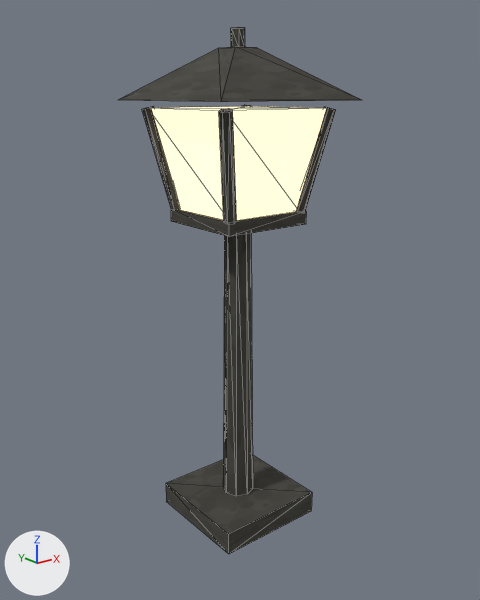
An edit to the glTF model assets/environments/outdoor/props/lamp_stand.glb, drawn before and after from the same camera.
One viewpoint serves both versions: a 50 mm lens placed at (-0.845, -1.063, 0.935), pointed at (0.001, -0.006, 0.512). Every picture has the same lights, and +X, +Y and +Z are marked at lower left. The older version comes first. Mesh edges are drawn as thin lines. Vertices at exactly the same position are counted once.

Objects in the first picture: 'outdoor_lamp_stand'.
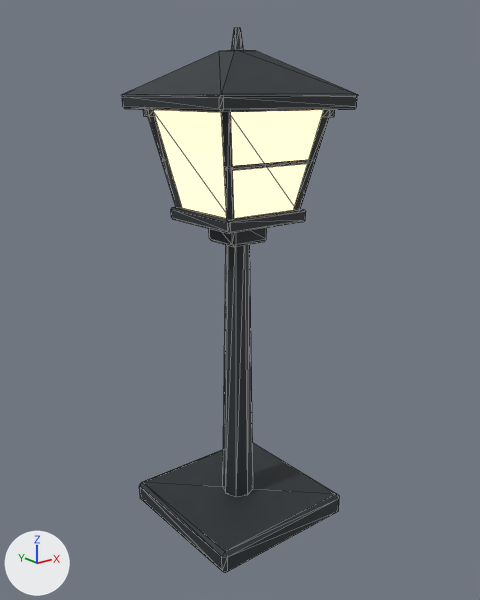
The change, as a list of edits to the scene's bpy script:
```text
Add img_lamp_stand:
    img_lamp_stand = load_image('lamp_stand', '_unpacked/lamp_stand', 256, 256, 'sRGB')
Change mat_lantern_cast_metal:
    remove # nodes: BsdfPrincipled, Mix, OutputMaterial, TexImage, VertexColor
    remove # uses the picture img_outdoor_lamp_stand_diffuse
    nodes: BsdfPrincipled, OutputMaterial, TexImage
    uses the picture img_lamp_stand
Change me_outdoor_lamp_stand:
    used by ob_outdoor_lamp_stand; location = (0.0, 0.0, 0.0)
    remove me_outdoor_lamp_stand.from_pydata(...)  # 119 vertices, 208 faces; spans x -0.17..0.17, y -0.17..0.17, z 0.0..1.05
    add me_outdoor_lamp_stand.from_pydata(...)  # 208 vertices, 352 faces; spans x -0.17..0.17, y -0.17..0.17, z 0.0..1.05
    me_outdoor_lamp_stand part 1: a new loose piece, an 8-sided cut cone along z (radius 0.036 at the low end, 0.024 at the high end) spanning x -0.036..0.036, y -0.036..0.036, z 0.05..0.697, in mat_lantern_cast_metal (picture img_lamp_stand)
    me_outdoor_lamp_stand part 2: a new loose piece, a 6-sided cut cone along z (radius 0.012 at the low end, 0.006 at the high end) spanning x -0.01..0.01, y -0.012..0.012, z 1.01..1.05, in mat_lantern_cast_metal (picture img_lamp_stand)
    me_outdoor_lamp_stand part 3: a new loose piece, a 5-sided cylinder along z spanning x -0.136..-0.114, y 0.115..0.137, z 0.888..0.903, in mat_lantern_cast_metal (picture img_lamp_stand)
    me_outdoor_lamp_stand part 4: a new loose piece, a 5-sided cylinder along z spanning x 0.114..0.136, y -0.135..-0.113, z 0.888..0.903, in mat_lantern_cast_metal (picture img_lamp_stand)
    me_outdoor_lamp_stand part 5: the loose piece of 58 vertices spanning x -0.137..0.137, y -0.139..0.139, z 0.7..0.907 is rebuilt with 8 vertices and now spans x -0.125..0.125, y -0.125..0.125, z 0.707..0.909, in mat_lantern_amber (picture img_lamp_stand, glowing beige #ffebc8)
    me_outdoor_lamp_stand part 6: the loose piece of 25 vertices spanning x -0.17..0.17, y -0.17..0.17, z 0.919..1.05 is rebuilt with 8 vertices and now spans x -0.165..0.165, y -0.165..0.165, z 0.929..1.01
    me_outdoor_lamp_stand part 7: the loose piece of 8 vertices spanning x -0.122..0.122, y -0.122..0.122, z 0.0..0.05 is rebuilt with 24 vertices and now spans x -0.17..0.17, y -0.17..0.17, z 0.0..0.05
    me_outdoor_lamp_stand part 8: the loose piece of 8 vertices spanning x -0.099..0.099, y -0.099..0.099, z 0.677..0.703 is rebuilt with 24 vertices and now spans x -0.1..0.1, y -0.1..0.1, z 0.682..0.707
    me_outdoor_lamp_stand part 9: a new loose piece of 24 vertices spanning x -0.045..0.045, y -0.045..0.045, z 0.639..0.694, in mat_lantern_cast_metal (picture img_lamp_stand)
    me_outdoor_lamp_stand part 10: a new loose piece of 24 vertices spanning x -0.165..0.165, y -0.165..0.165, z 0.903..0.931, in mat_lantern_cast_metal (picture img_lamp_stand)
    me_outdoor_lamp_stand part 11
    20 vertices are removed from x -0.035..0.035, y -0.035..0.035, z 0.05..0.683
    32 faces are deleted
    40 vertices are added at x -0.135..0.135, y -0.135..0.135, z 0.705..0.911
    8 new vertices lie (0.22, 0.0, 0.0) away from vertices in x -0.11, y -0.109..0.109, z 0.8..0.808
    72 new faces join them, mat_lantern_cast_metal (picture img_lamp_stand)
```

Pixel boxes [x1, y1, x2, y2] of what changed, in the pictures (480 x 600 px):
'outdoor_lamp_stand', surface changed, reshaped
    before: [118, 27, 361, 554]
    after: [122, 28, 358, 573]
part 1 of me_outdoor_lamp_stand, added
    after: [223, 244, 253, 497]
part 2 of me_outdoor_lamp_stand, added
    after: [232, 28, 244, 50]
part 3 of me_outdoor_lamp_stand, added
    after: [143, 109, 152, 116]
part 4 of me_outdoor_lamp_stand, added
    after: [324, 110, 335, 117]
part 5 of me_outdoor_lamp_stand, rebuilt (12% narrower, 9% shorter)
    before: [142, 105, 336, 224]
    after: [153, 110, 324, 218]
part 6 of me_outdoor_lamp_stand, rebuilt (38% shorter)
    before: [118, 27, 361, 102]
    after: [122, 50, 358, 96]
part 7 of me_outdoor_lamp_stand, rebuilt (37% wider, 31% taller)
    before: [166, 455, 312, 554]
    after: [139, 443, 339, 573]
part 8 of me_outdoor_lamp_stand, rebuilt
    before: [171, 209, 306, 237]
    after: [171, 207, 306, 234]
part 9 of me_outdoor_lamp_stand, added
    after: [209, 228, 267, 247]
part 10 of me_outdoor_lamp_stand, added
    after: [122, 95, 357, 112]
part 11 of me_outdoor_lamp_stand, cut back
    before: [223, 233, 253, 496]
    after: [148, 110, 329, 220]
